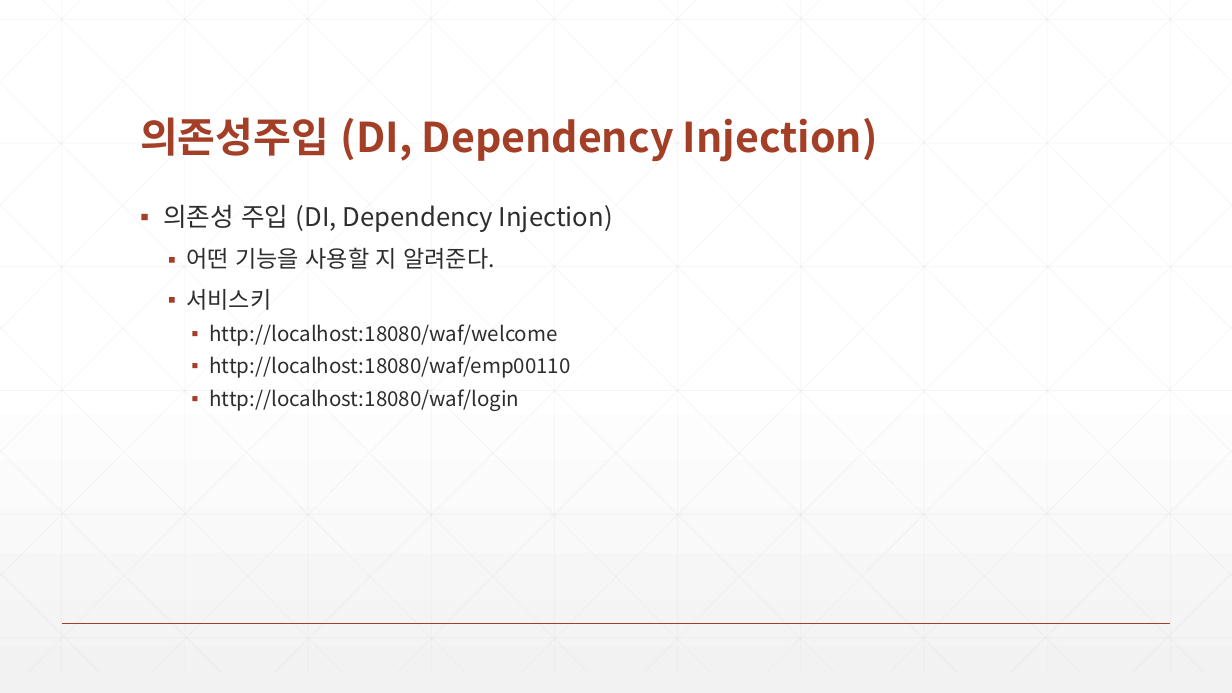
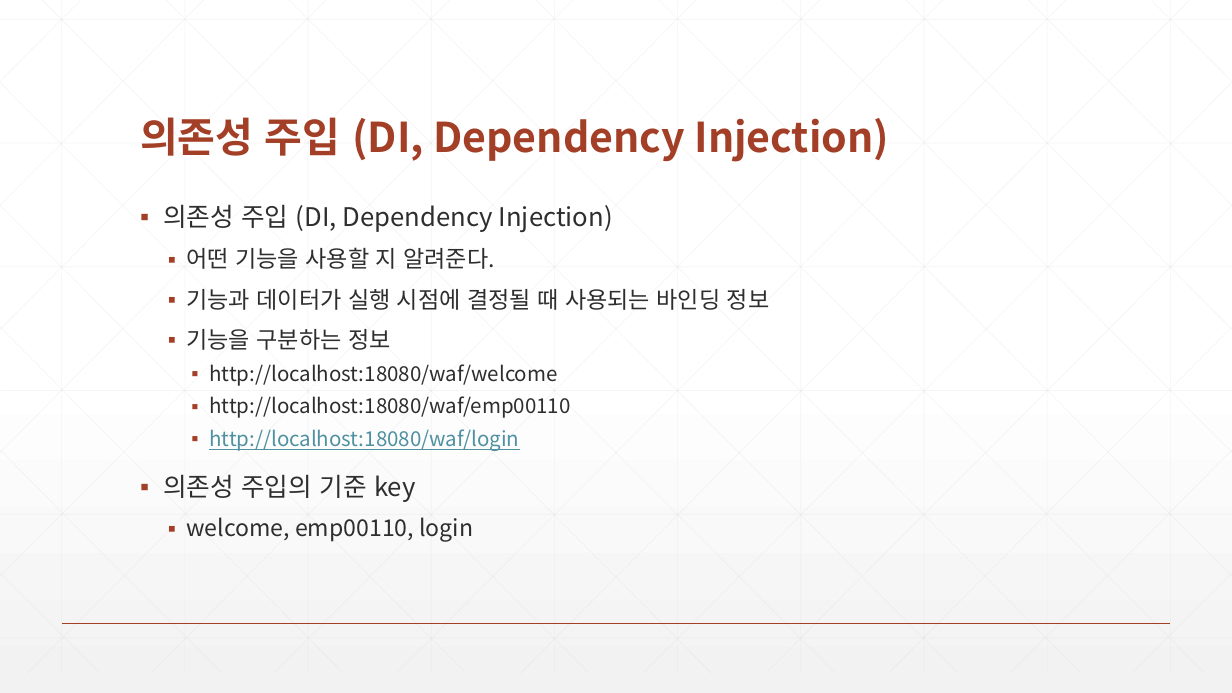
Before and after one commit to zeroshift01/code5, a slide deck: slide 5 of inflearn04/doc/교재.pptx. Drawn at 1232x693 pixels with LibreOffice and Linux fonts; fonts in the diff are those of the drawing. Boxes give left, top, right and bottom in pixels: in the first picture for what was removed or moved away, otherwise in the second. Text is boxed around its words. In the diff, an @@ line names an element or a change of style, - is before the commit and + after.

```diff
--- a/inflearn04/doc/교재.pptx
+++ b/inflearn04/doc/교재.pptx
@@ title at (140,117,889,162): spaces changed @@
-의존성주입 (DI, Dependency Injection)
+의존성 주입 (DI, Dependency Injection)
@@ text at (186,289,770,350): text changed @@
-  ▪ 서비스키
+  ▪ 기능과 데이터가 실행 시점에 결정될 때 사용되는 바인딩 정보
+  ▪ 기능을 구분하는 정보
@@ text at (209,429,519,451): text colour #2D2E2D to #4F91A1, underline on in "http://localhost:18080/waf/login" @@
@@ text at (163,474,473,542): paragraphs added @@
+▪ 의존성 주입의 기준 key
+  ▪ welcome, emp00110, login
```
Also in this commit, not shown: 4 other slides changed, 2 slides added, 10 slides removed, 6 other files.
